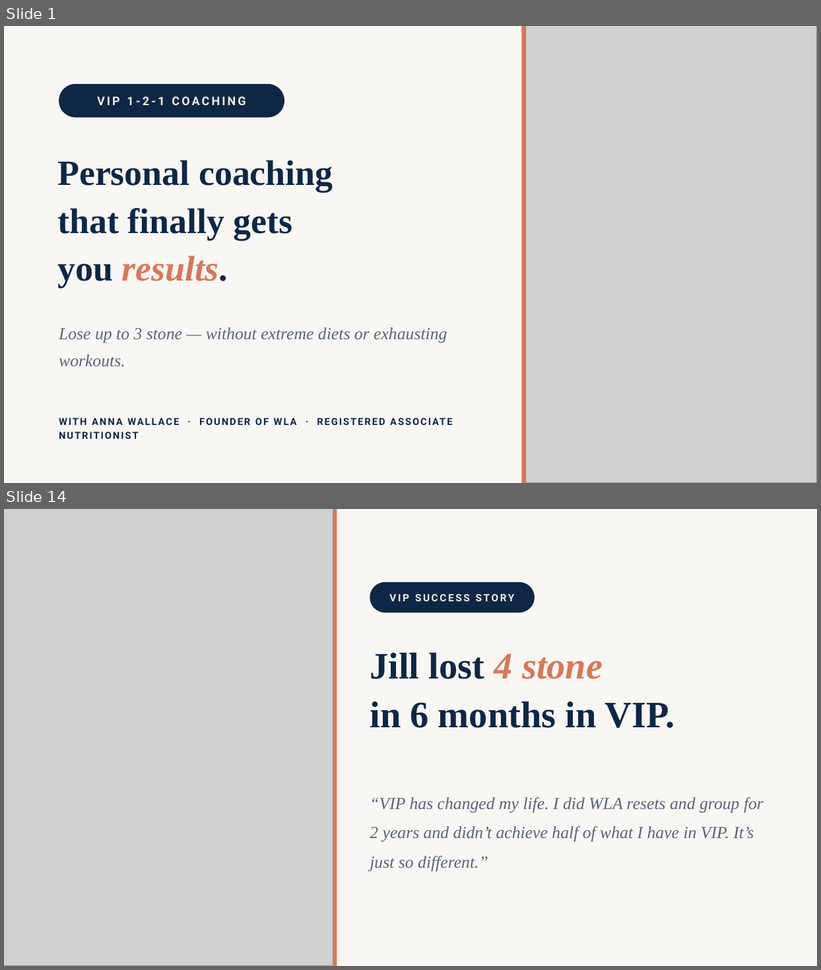
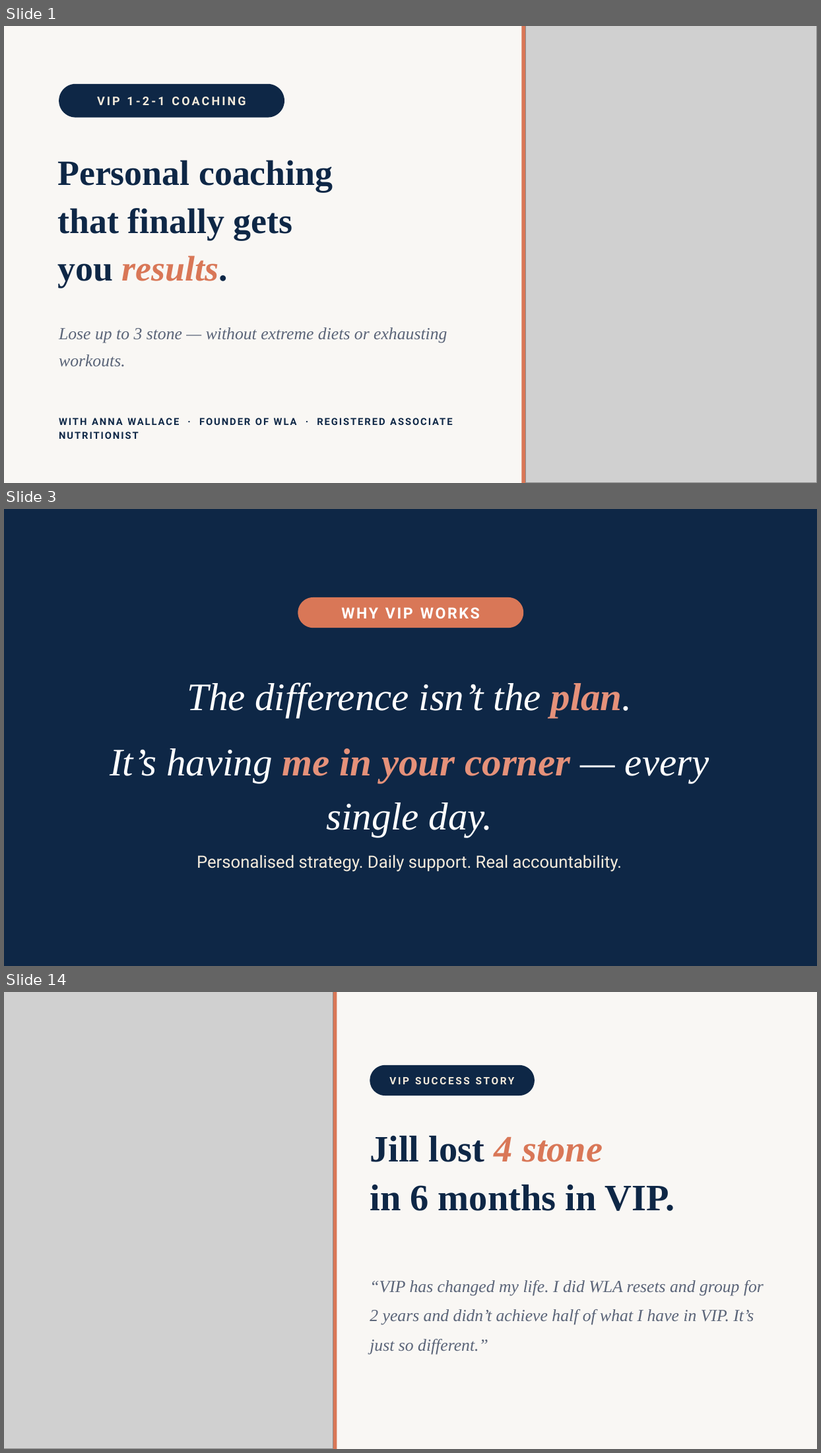
Before and after one commit to WeAreWLA/21-day-reset, a slide deck: wla-vip-121-deck.pptx. Shown one above the other, each under a label of ours: slides 1 and 14 before the commit, slides 1, 3 and 14 after it; the slides between them are not shown. The pictures are 821x970 and 821x1453 pixels, drawn with LibreOffice and Linux fonts; fonts in the diff are those of the drawing; grey boxes stand for pictures. Boxes give left, top, right and bottom in pixels: in the first picture for what was removed or moved away, otherwise in the second. Text is boxed around its words. In the diff, an @@ line names an element or a change of style, - is before the commit and + after.

```diff
--- a/wla-vip-121-deck.pptx
+++ b/wla-vip-121-deck.pptx
@@ slide 3 added at (4, 509, 817, 966), background #FFFFFF @@
@@ rectangle added at (4, 509, 817, 966), fill #0E2746 @@
@@ rounded rectangle added at (298, 597, 523, 628), fill #D97757, 18 pt, text #FFFFFF, bold @@
+WHY VIP WORKS
@@ text added at (110, 683, 710, 837), 46 pt, text #FFFFFF, italic @@
+The difference isn’t the plan.
+It’s having me in your corner — every single day.
@@ text added at (197, 855, 622, 872), 20 pt, text #F4EBDC @@
+Personalised strategy. Daily support. Real accountability.
```
Also in this commit, not shown: 18 slides changed, 1 other slide added, 2 slides removed, 1 other file.
